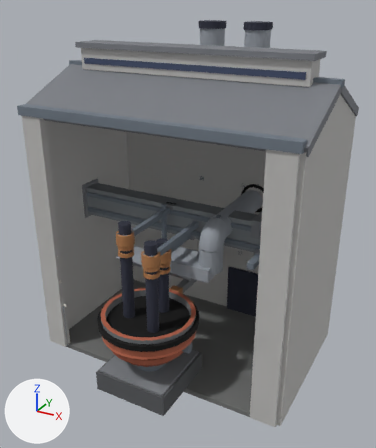
Before and after pictures for a commit that changed the glTF model price-of-everything-0.1/assets/supply_chain_3d/eaf_lvl1.glb.
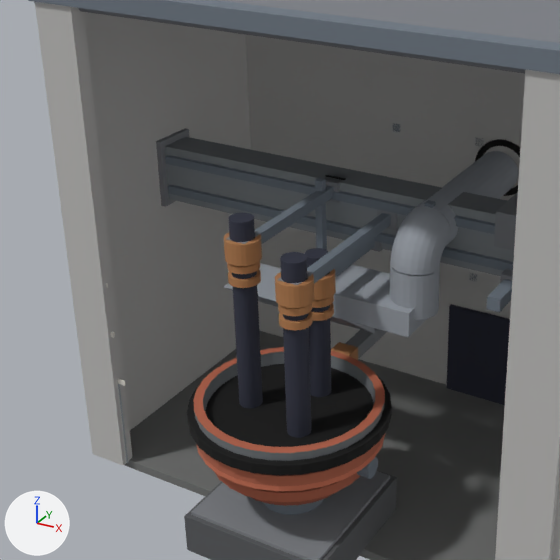
Old and new are each drawn whole from a 50 mm camera at (0.521, -0.936, 0.795) aimed at (0.013, -0.011, 0.333) and again close up on the part from 1% to 75% of the width and 26% to 88% of the height. The axes (+X, +Y, +Z) are drawn at lower left. The lights are the same throughout. The older version's two pictures come first. Vertices at exactly the same position are counted once.

Objects in the first close-up: 'eaf'.
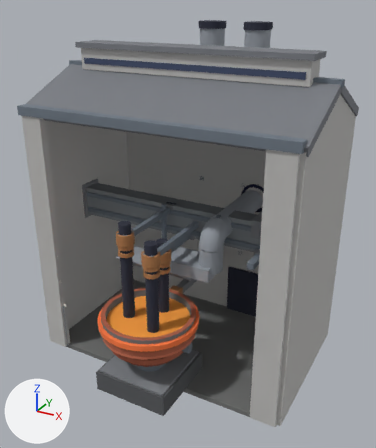
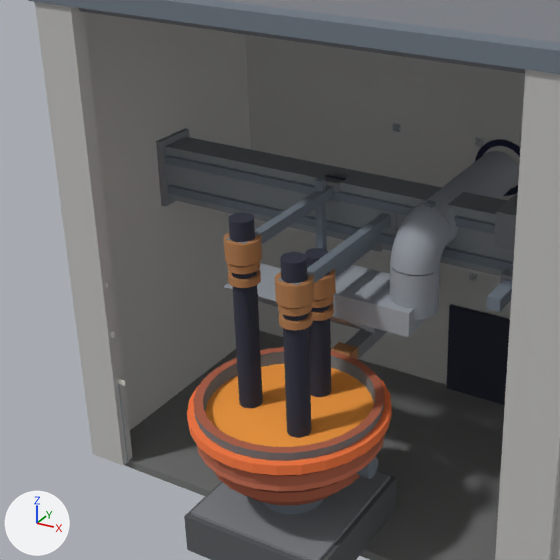
Boxes (x1, y1, x2, y2) around the edits, measured in the close-ups (560 x 560 px):
part 1 of me_eaf, recoloured: (475, 139, 520, 195) in both
part 2 of me_eaf, recoloured (black to orange): (187, 364, 392, 475) in both

What the commit changed:
me_eaf has 3742 vertices, 7056 faces and spans x -0.307..0.307, y -0.267..0.267, z 0.0..0.74.
me_eaf is used by ob_eaf; location (0.0, 0.0, 0.0).
me_eaf part 1: 944 faces centred in x -0.087..0.125, y -0.19..0.264, z 0.149..0.435 are repainted in the vertex colours; the middle colour goes from black #000000 to dark blue #1d223c.
me_eaf part 2: 372 faces centred in x -0.106..0.213, y -0.266..0.189, z 0.011..0.176 are repainted in the vertex colours; the middle colour goes from black #000000 to orange #ff7c42.
